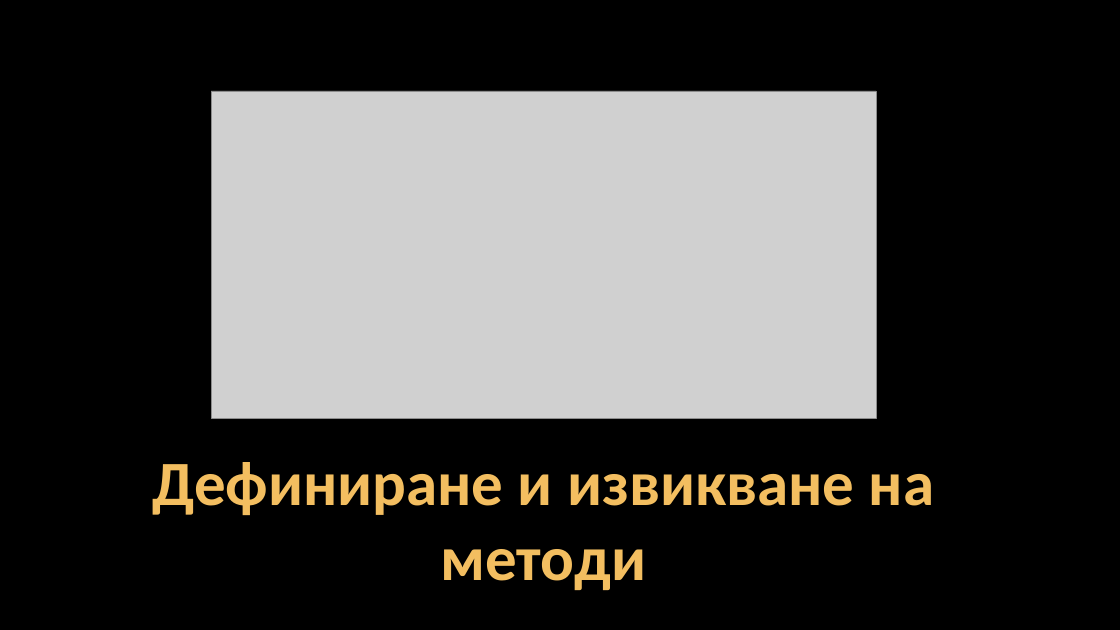
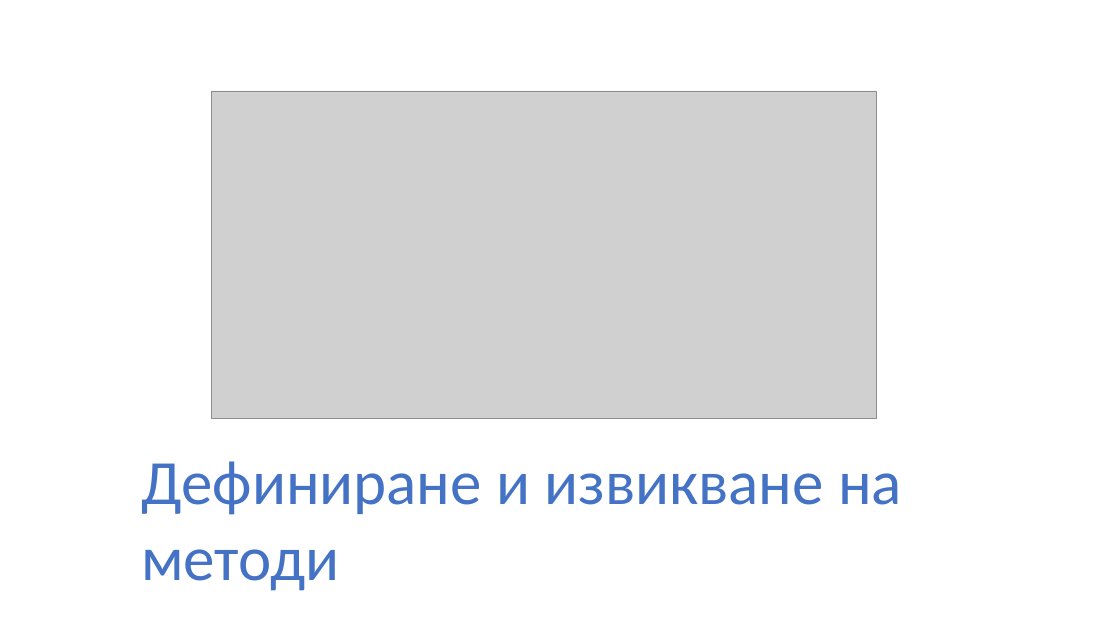
Before and after one commit to BG-IT-Edu/Free-Content, a slide deck: slide 3 of dmanolov/Информатика 11 клас, ПП (C#)/М0.Въведение в програмирането/06.Методи/06.1.Деклариране-и-извикване-на-методи.pptx. Drawn at 1120x630 pixels with LibreOffice and Linux fonts; fonts in the diff are those of the drawing; grey boxes stand for pictures; background and template pictures are left out. Boxes give left, top, right and bottom in pixels: in the first picture for what was removed or moved away, otherwise in the second. Text is boxed around its words. In the diff, an @@ line names an element or a change of style, - is before the commit and + after.

Commit message:
добавени материалите за методи

```diff
--- a/dmanolov/Информатика 11 клас, ПП (C#)/М0.Въведение в програмирането/06.Методи/06.1.Деклариране-и-извикване-на-методи.pptx
+++ b/dmanolov/Информатика 11 клас, ПП (C#)/М0.Въведение в програмирането/06.Методи/06.1.Деклариране-и-извикване-на-методи.pptx
@@ background picture (left out) to #FFFFFF @@
@@ title "Дефиниране и извикване на методи" at (141,461,902,591): text colour #F3BE60 to #4472C4, bold off @@
```
Also in this commit, not shown: 22 other slides changed, 6 other files.
